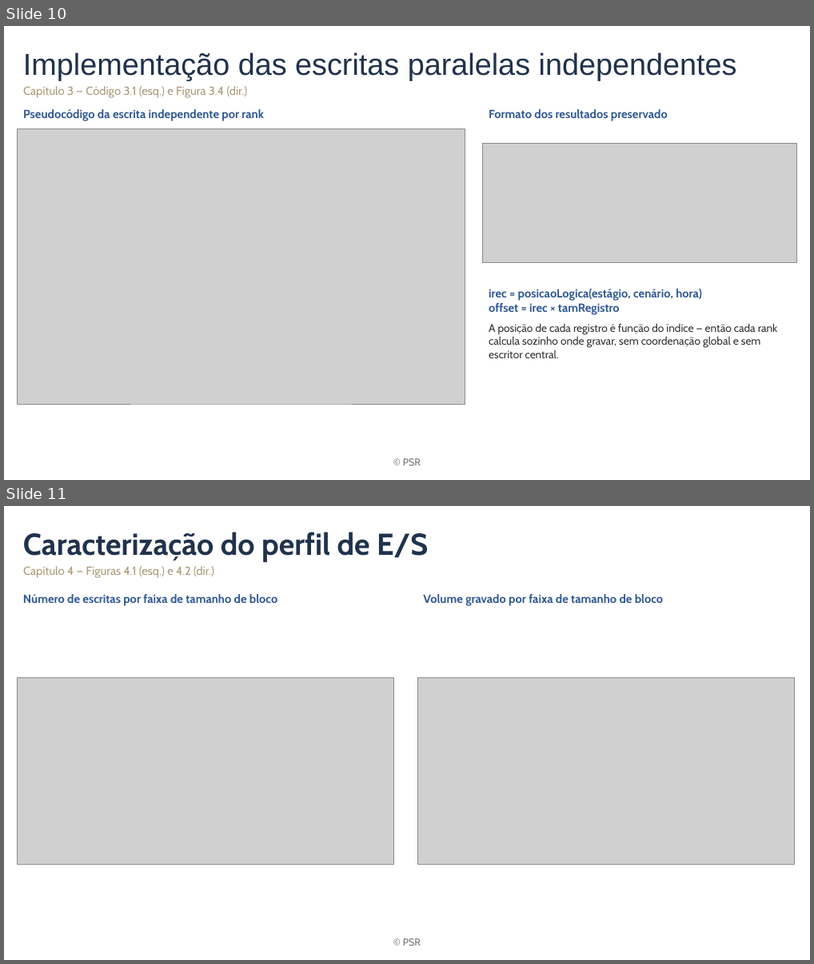
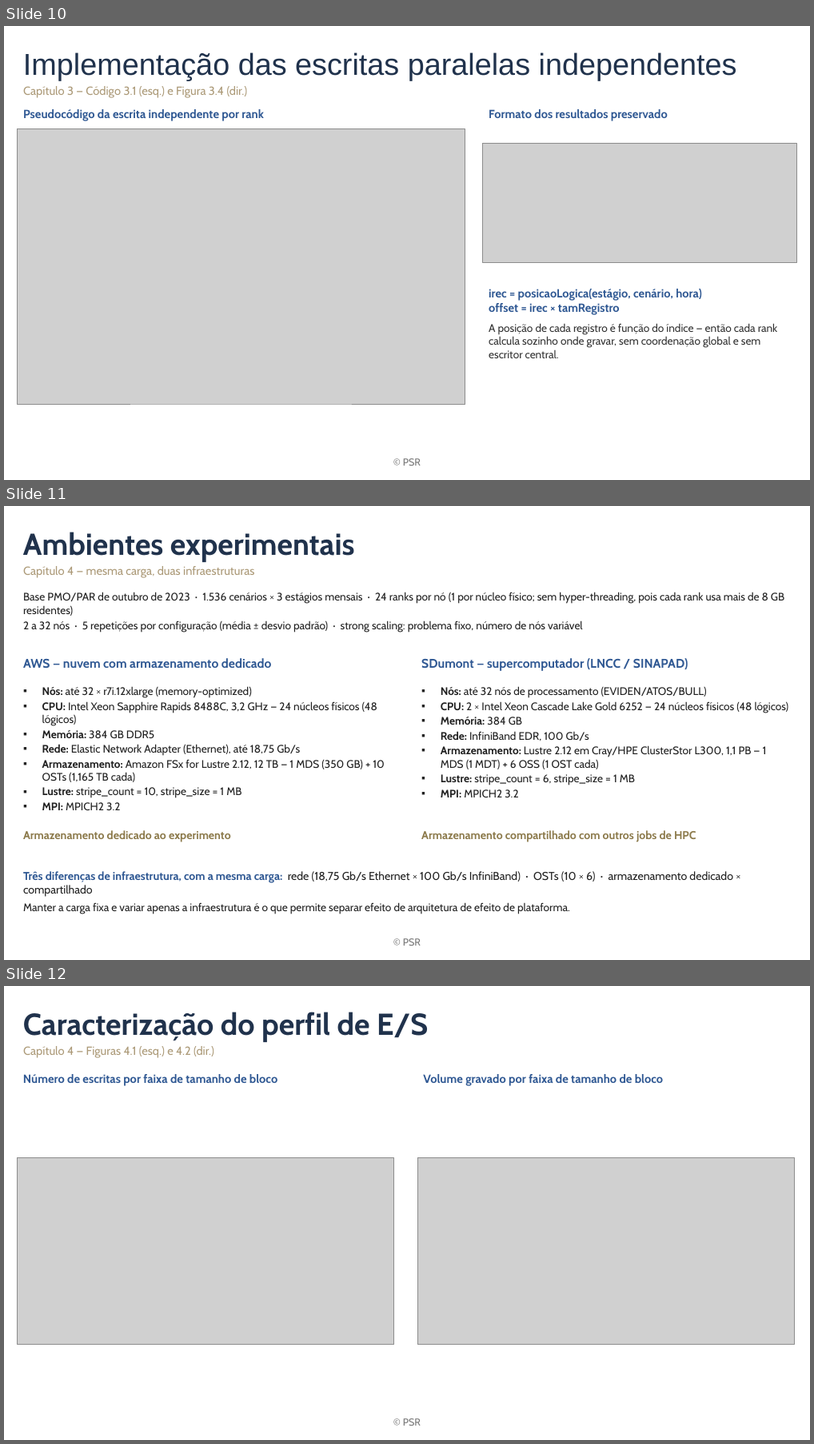
Before and after one commit to mbrcruz/SDDP-MPIO-Latex, a slide deck: Apresentacao/Apresentacao_esqueleto.pptx. Shown one above the other, each under a label of ours: slides 10 and 11 before the commit, slides 10, 11 and 12 after it. The pictures are 814x964 and 814x1444 pixels, drawn with LibreOffice and Linux fonts; fonts in the diff are those of the drawing; grey boxes stand for pictures; background and template pictures are left out. Boxes give left, top, right and bottom in pixels: in the first picture for what was removed or moved away, otherwise in the second. Text is boxed around its words. In the diff, an @@ line names an element or a change of style, - is before the commit and + after.

```diff
--- a/Apresentacao/Apresentacao_esqueleto.pptx
+++ b/Apresentacao/Apresentacao_esqueleto.pptx
@@ slide 11 added at [4, 506, 810, 960], background #FFFFFF; not listed: 1 template element that a slide beside it also shows @@
@@ title added at [23, 532, 355, 562], 36 pt, text #20324C, bold @@
+Ambientes experimentais
@@ text added at [23, 566, 254, 578], 14 pt, text #AC9A78 @@
+Capítulo 4 — mesma carga, duas infraestruturas
@@ text added at [23, 592, 785, 632], 13 pt, text #202020 @@
+Base PMO/PAR de outubro de 2023 · 1.536 cenários × 3 estágios mensais · 24 ranks por nó (1 por núcleo físico; sem hyper-threading, pois cada rank usa mais de 8 GB residentes)
+2 a 32 nós · 5 repetições por configuração (média ± desvio padrão) · strong scaling: problema fixo, número de nós variável
@@ text added at [23, 658, 272, 668], 15 pt, text #2F5893, bold @@
+AWS — nuvem com armazenamento dedicado
@@ text added at [422, 658, 688, 671], 15 pt, text #2F5893, bold @@
+SDumont — supercomputador (LNCC / SINAPAD)
@@ text added at [42, 686, 385, 810], 13 pt, text #202020 @@
+▪ Nós: até 32 × r7i.12xlarge (memory-optimized)
+▪ CPU: Intel Xeon Sapphire Rapids 8488C, 3,2 GHz — 24 núcleos físicos (48 lógicos)
+▪ Memória: 384 GB DDR5
+▪ Rede: Elastic Network Adapter (Ethernet), até 18,75 Gb/s
+▪ Armazenamento: Amazon FSx for Lustre 2.12, 12 TB — 1 MDS (350 GB) + 10 OSTs (1,165 TB cada)
+▪ Lustre: stripe_count = 10, stripe_size = 1 MB
+▪ MPI: MPICH2 3.2
@@ text added at [441, 686, 790, 797], 13 pt, text #202020 @@
+▪ Nós: até 32 nós de processamento (EVIDEN/ATOS/BULL)
+▪ CPU: 2 × Intel Xeon Cascade Lake Gold 6252 — 24 núcleos físicos (48 lógicos)
+▪ Memória: 384 GB
+▪ Rede: InfiniBand EDR, 100 Gb/s
+▪ Armazenamento: Lustre 2.12 em Cray/HPE ClusterStor L300, 1,1 PB — 1 MDS (1 MDT) + 6 OSS (1 OST cada)
+▪ Lustre: stripe_count = 6, stripe_size = 1 MB
+▪ MPI: MPICH2 3.2
@@ text added at [23, 830, 231, 842], 13.5 pt, text #8C7A4B, bold @@
+Armazenamento dedicado ao experimento
@@ text added at [422, 830, 696, 842], 13.5 pt, text #8C7A4B, bold @@
+Armazenamento compartilhado com outros jobs de HPC
@@ text added at [23, 871, 734, 914], 13.5 pt, text #202020 @@
+Três diferenças de infraestrutura, com a mesma carga: rede (18,75 Gb/s Ethernet × 100 Gb/s InfiniBand) · OSTs (10 × 6) · armazenamento dedicado × compartilhado
+Manter a carga fixa e variar apenas a infraestrutura é o que permite separar efeito de arquitetura de efeito de plataforma.
@@ what was slide 11 is now slide 12 @@
```
Also in this commit, not shown: 1 slide changed, 1 other slide added, 1 other file.
